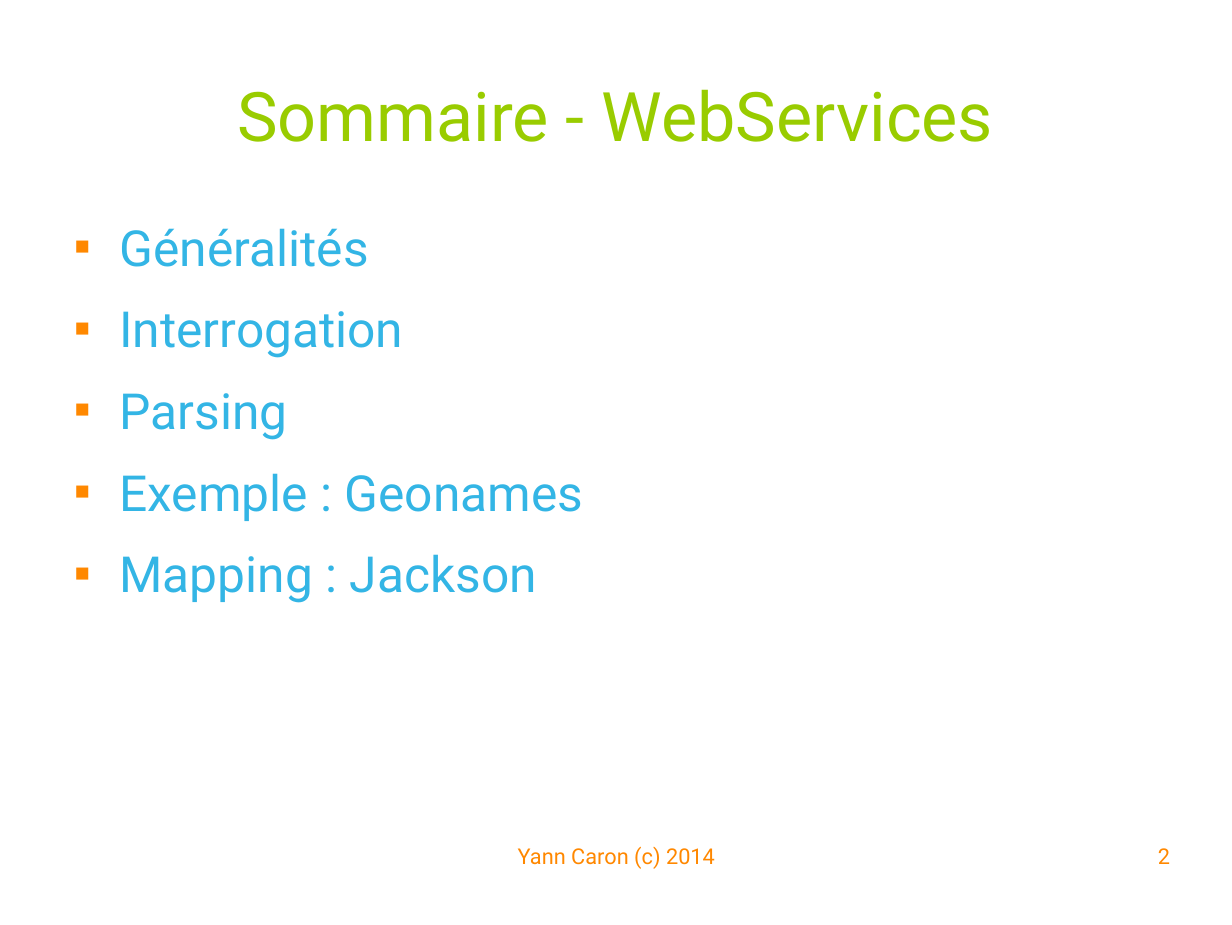
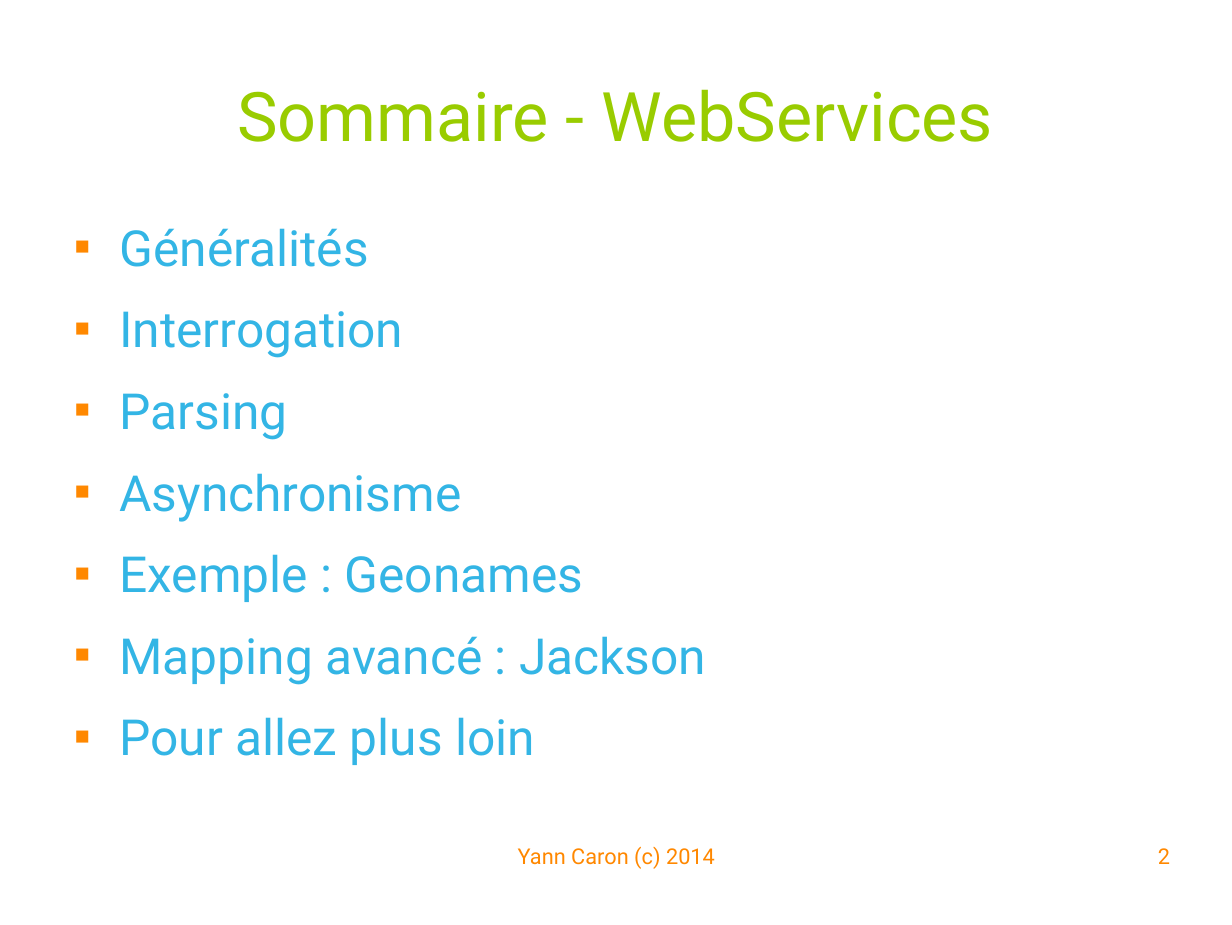
Before and after one commit to YannCaron/Android-ENSG, a slide deck: slide 2 of 09 - WebServices.odp. Drawn at 1232x925 pixels with LibreOffice and Linux fonts; fonts in the diff are those of the drawing; background and template pictures are left out. Boxes give left, top, right and bottom in pixels: in the first picture for what was removed or moved away, otherwise in the second. Text is boxed around its words. In the diff, an @@ line names an element or a change of style, - is before the commit and + after.

```diff
--- a/09 - WebServices.odp
+++ b/09 - WebServices.odp
@@ text at bbox=[119, 473, 461, 522]: paragraph added @@
+■ Asynchronisme
@@ text at bbox=[119, 636, 706, 765]: text changed @@
-■ Mapping : Jackson
+■ Mapping avancé : Jackson
+■ Pour allez plus loin
```
Also in this commit, not shown: 2 other slides changed, 6 slides added, 1 other file.
